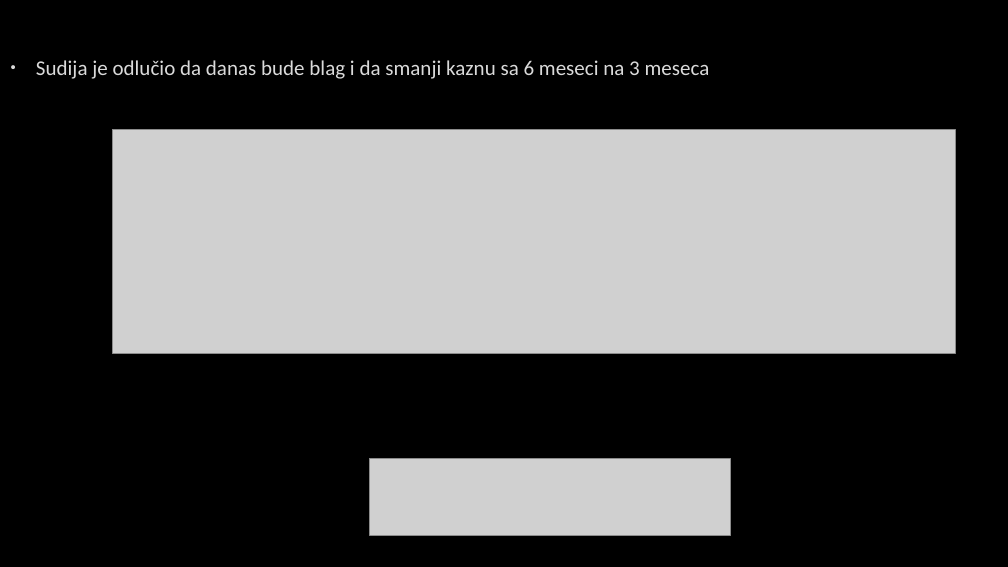
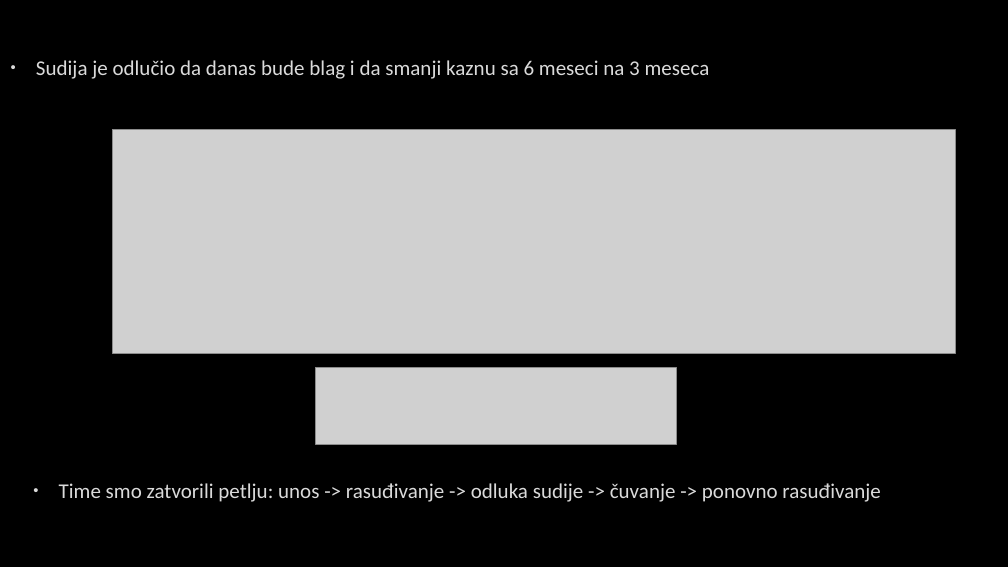
Before and after one commit to urospetraskovic/PravnaInformatikaTeam8, a slide deck: slide 55 of Project/Prezentacija.pptx (slide 51 before the commit). Drawn at 1008x567 pixels with LibreOffice and Linux fonts; fonts in the diff are those of the drawing; grey boxes stand for pictures; background and template pictures are left out. Boxes give left, top, right and bottom in pixels: in the first picture for what was removed or moved away, otherwise in the second. Text is boxed around its words. In the diff, an @@ line names an element or a change of style, - is before the commit and + after.

```diff
--- a/Project/Prezentacija.pptx
+++ b/Project/Prezentacija.pptx
@@ picture: place and size @@
-picture at (370,458,730,535)
+picture at (315,368,676,445)
@@ text added at (59,483,880,502), 20 pt, text #DADADA @@
+• Time smo zatvorili petlju: unos -> rasuđivanje -> odluka sudije -> čuvanje -> ponovno rasuđivanje
```
Also in this commit, not shown: 4 slides added, 1 other file.
